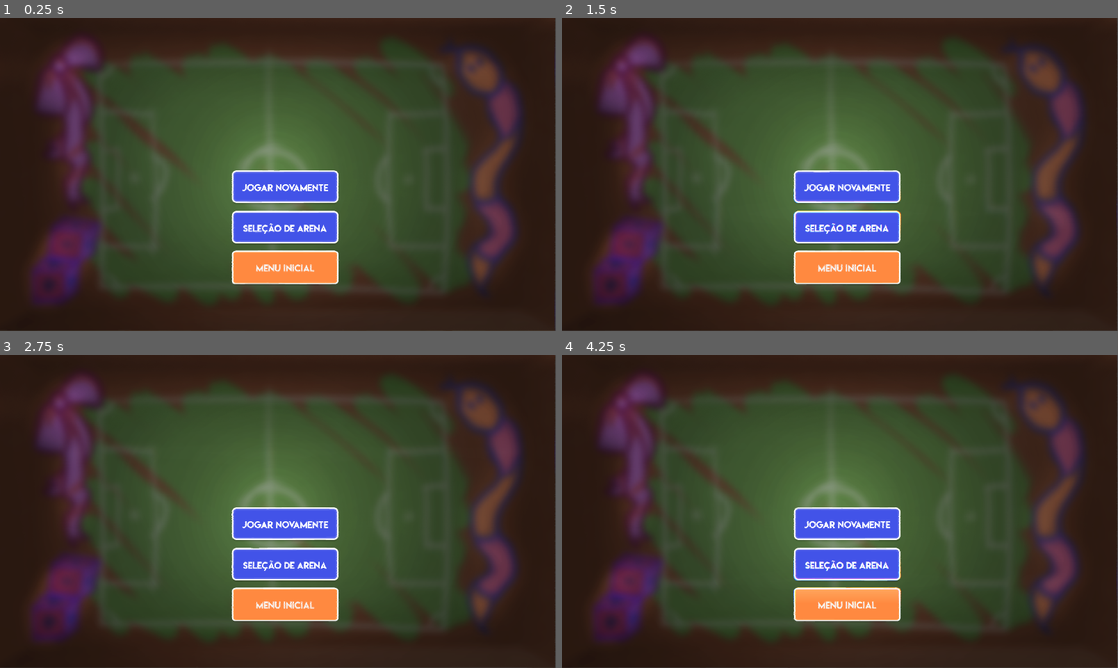
Above: before the commit, frames 1-4 (two rows, left to right).
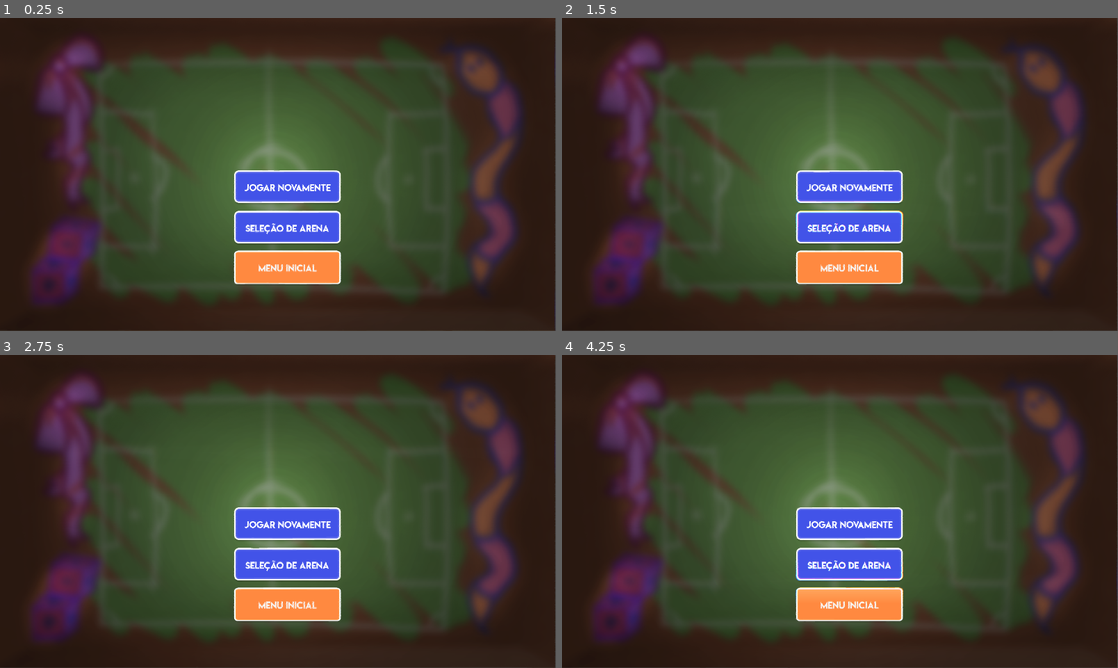
Above: after the commit, the same moments.

Repository: wendeljeske20/CapSoccer
Game: Godot game, scene res://Scenes/MatchEnd.tscn
Two runs of this game, one before a commit and one after it. Both use one fixed random seed, a clock stepped at 60 frames per second and the inputs below. This scene is started directly instead of the project's main scene.
Inputs:
- Up to frame 1 (0.25 s): no input
- Up to frame 2 (1.5 s): click "Jogar novamente" at 0.5 s; click "Jogar novamente" at 1.25 s
- Up to frame 3 (2.75 s): click "Seleção de arena" at 2 s
- Up to frame 4 (4.25 s): click "Seleção de arena" at 2.75 s; click "Jogar novamente" at 3.5 s

The runs differ from the first frame. In frame 1, 1.2% of the frame differs, in the area x 41-62%, y 48-86%; in frame 2, 1.3%; in frame 3, 1.2%; in frame 4, 1.3%.

Commit message:
Working, gg

Diff:
--- a/Scenes/Field.tscn
+++ b/Scenes/Field.tscn
@@ -18,6 +18,7 @@
 [node name="Field" type="Node2D"]
 
 [node name="Field" type="RigidBody2D" parent="."]
+editor/display_folded = true
 position = Vector2( 0.307343, 0 )
 mode = 1
 physics_material_override = SubResource( 1 )
--- a/Scenes/Match.tscn
+++ b/Scenes/Match.tscn
@@ -20,6 +20,7 @@
 
 [node name="Pause" parent="." instance=ExtResource( 3 )]
 visible = false
+anchor_right = 1.0
 margin_left = -188.253
 margin_top = -218.862
 margin_right = 188.747
--- a/Scenes/MatchEnd.tscn
+++ b/Scenes/MatchEnd.tscn
@@ -1,7 +1,7 @@
 [gd_scene load_steps=6 format=2]
 
 [ext_resource path="res://Sprites/background.png" type="Texture" id=1]
-[ext_resource path="res://Scenes/MatchEnd.gd" type="Script" id=2]
+[ext_resource path="res://Scripts/MatchEnd.gd" type="Script" id=2]
 [ext_resource path="res://ButtonTheme.tres" type="Theme" id=3]
 [ext_resource path="res://Scenes/OverlayShader.tscn" type="PackedScene" id=4]
 
@@ -21,9 +21,9 @@
 anchor_left = 0.5
 anchor_right = 0.5
 anchor_bottom = 1.0
-margin_left = -158.38
+margin_left = -149.999
 margin_top = 527.489
-margin_right = 211.621
+margin_right = 220.002
 margin_bottom = -432.513
 rect_pivot_offset = Vector2( 0.5, 0.5 )
 theme = ExtResource( 3 )
@@ -34,9 +34,9 @@
 anchor_top = 0.5
 anchor_right = 0.5
 anchor_bottom = 0.5
-margin_left = -158.38
+margin_left = -149.999
 margin_top = 127.178
-margin_right = 211.62
+margin_right = 220.001
 margin_bottom = 247.178
 rect_pivot_offset = Vector2( 0.5, 0.5 )
 theme = ExtResource( 3 )
@@ -47,9 +47,9 @@
 anchor_top = 0.5
 anchor_right = 0.5
 anchor_bottom = 0.5
-margin_left = -158.381
+margin_left = -149.999
 margin_top = 264.317
-margin_right = 211.619
+margin_right = 220.001
 margin_bottom = 384.317
 rect_pivot_offset = Vector2( 0.5, 0.5 )
 theme = ExtResource( 3 )
--- a/Scenes/MatchManager.tscn
+++ b/Scenes/MatchManager.tscn
@@ -8,6 +8,8 @@
 [ext_resource path="res://Sprites/botao_tampinha.png" type="Texture" id=6]
 [ext_resource path="res://Sprites/botao_tampinha_b.png" type="Texture" id=7]
 [ext_resource path="res://Scenes/Balls/Ball-Cap.tscn" type="PackedScene" id=8]
+
+[sub_resource type="StyleBoxTexture" id=3]
 
 [sub_resource type="StyleBoxFlat" id=1]
 bg_color = Color( 0, 0.831373, 1, 1 )
@@ -45,7 +47,6 @@
 [node name="HudManager" type="Node2D" parent="."]
 
 [node name="ScorePanel" type="Sprite" parent="HudManager"]
-editor/display_folded = true
 position = Vector2( 0, -347.064 )
 texture = ExtResource( 4 )
 
@@ -57,6 +58,7 @@
 margin_right = -50.0
 margin_bottom = -2.0
 rect_scale = Vector2( 1.33, 1.33 )
+custom_styles/normal = SubResource( 3 )
 text = "10"
 align = 1
 valign = 1
@@ -96,7 +98,6 @@
 percent_visible = false
 
 [node name="MatchWinnerPanel" type="Control" parent="."]
-editor/display_folded = true
 visible = false
 margin_left = -640.0
 margin_top = -360.0
--- a/Scenes/MatchEnd.gd
+++ b/Scripts/MatchEnd.gd
@@ -5,12 +5,6 @@
 onready var restartButton = get_node("RestartButton")
 onready var arenaSelectButton = get_node("ArenaSelectButton")
 onready var menuButton = get_node("MenuButton")
-
-
-
-#export(MATCH_END) var match_end
-
-
 
 func _ready():
 	restartButton.connect("pressed",self,"Restart")
@@ -20,7 +14,6 @@
 	menuButton.connect("pressed",self,"Menu")
 	menuButton.grab_focus()
 
-
 func Restart():
 	get_tree().change_scene("Scenes/Match.tscn")
 
--- a/Scripts/MatchManager.gd
+++ b/Scripts/MatchManager.gd
@@ -52,6 +52,7 @@
 
 	turnTimer.wait_time = MatchParameters.turnTime
 	turnTimer.start()
+	timeBar.max_value = MatchParameters.turnTime
 
 	# Starting ball
 	get_node("BallManager").change_ball(load("res://Scenes/Balls/Ball-Official.tscn").instance())
Not shown: 1 places in Scenes/MatchManager.tscn that only renumber resources
